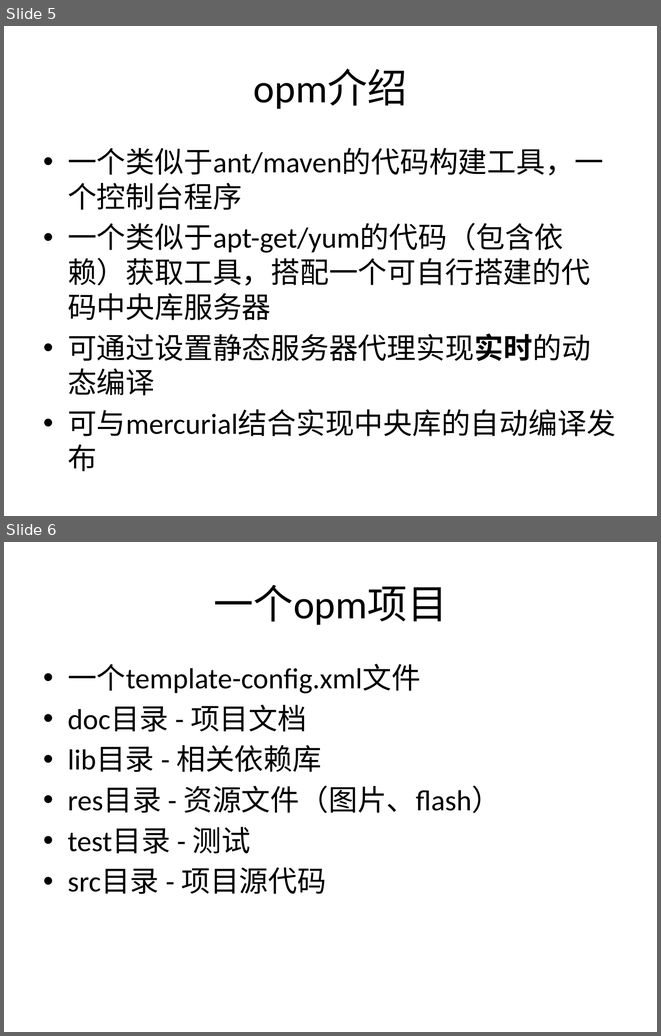
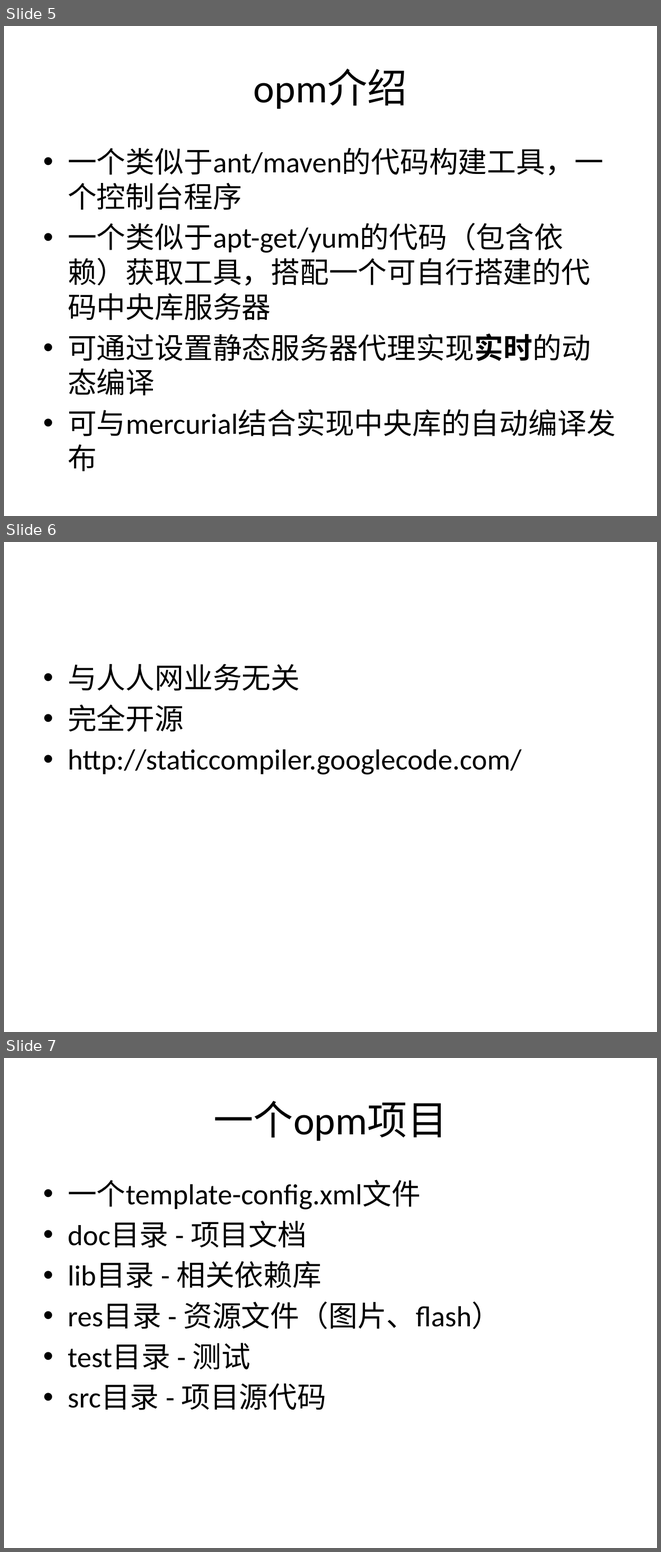
Before and after one commit to ObjectJS/opm-python, a slide deck: doc/pptv2.pptx. Shown one above the other, each under a label of ours: slides 5 and 6 before the commit, slides 5, 6 and 7 after it. The pictures are 661x1036 and 661x1552 pixels, drawn with LibreOffice and Linux fonts; fonts in the diff are those of the drawing. Boxes give left, top, right and bottom in pixels: in the first picture for what was removed or moved away, otherwise in the second. Text is boxed around its words. In the diff, an @@ line names an element or a change of style, - is before the commit and + after.

```diff
--- a/doc/pptv2.pptx
+++ b/doc/pptv2.pptx
@@ slide 6 added at [4,542,657,1032], background #FFFFFF @@
@@ text added at [68,664,521,775], 32 pt, text #000000 @@
+• 与人人网业务无关
+• 完全开源
+• http://staticcompiler.googlecode.com/
@@ what was slide 6 is now slide 7 @@
```
Also in this commit, not shown: 1 other slide added.
